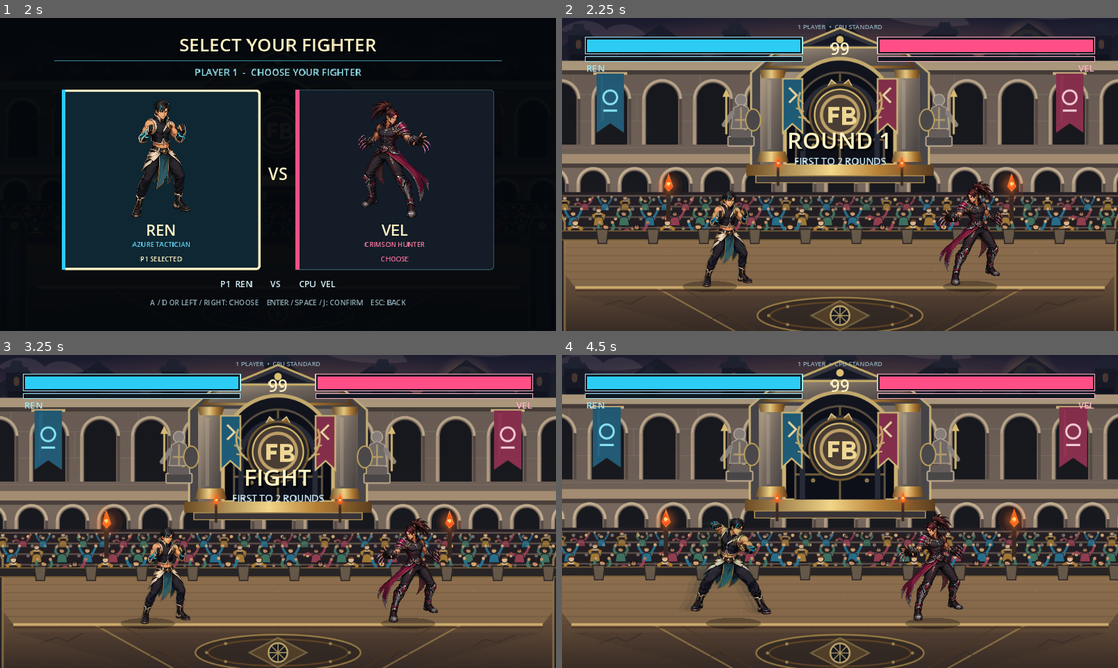
Above: before the commit, frames 1-4 (two rows, left to right).
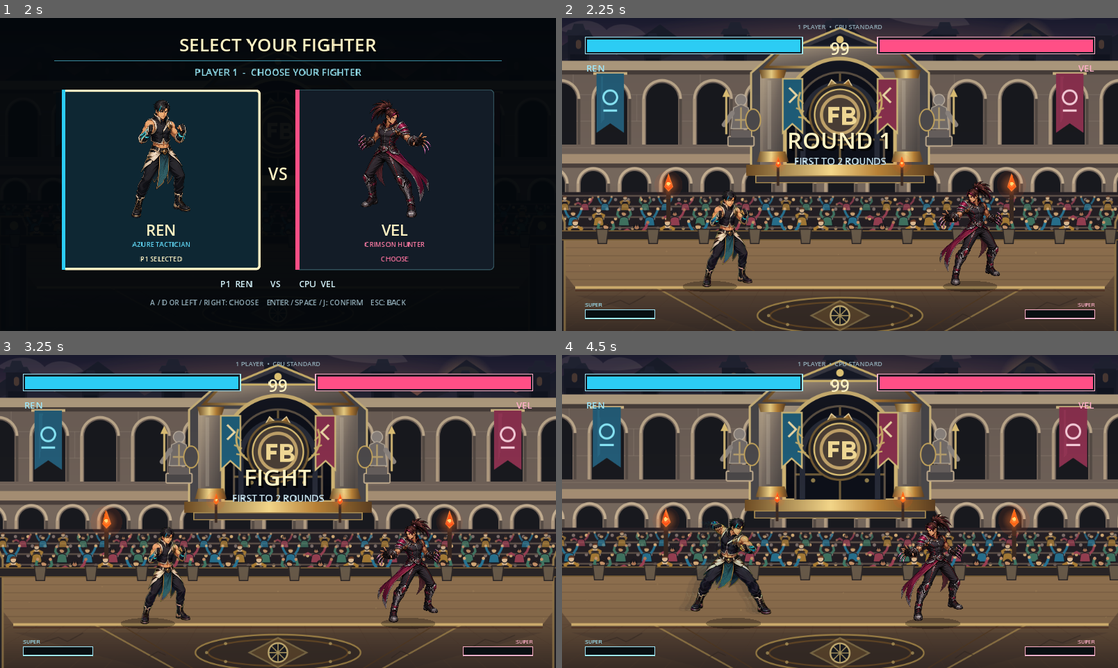
Above: after the commit, the same moments.

Repository: Hikki0608/Fighting-game
Game: Godot game, scene res://scenes/main.tscn
Two runs of this game, one before a commit and one after it. Both use one fixed random seed, a clock stepped at 60 frames per second and the inputs below.
Inputs (mouse positions are in pixels of both pictures, inside the frame that each line leads up to):
- Up to frame 1 (2 s): click "01 SOLO BATTLE" at 0.5 s; click "ROYAL COLOSSEUM" at 1.25 s
- Up to frame 2 (2.25 s): click "REN" at 2 s
- Up to frame 3 (3.25 s): tap Enter at 2.75 s; move the mouse to (400, 495) at 2.77 s; hold D from 2.78 s (still down); tap J at 2.85 s; click (400, 495) at 2.92 s; tap Space at 3.02 s
- Up to frame 4 (4.5 s): move the mouse to (728, 527) at 3.52 s; release D at 3.53 s; hold S 3.53-4.28 s; tap K at 3.6 s; tap Space at 3.77 s; move the mouse to (895, 442) at 4.27 s; hold D from 4.28 s (still down); tap L at 4.35 s

Frame 1 is identical in both runs. In frame 2, 1.6% of the frame differs, in the area x 4-96%, y 12-97%; in frame 3, 1.6%; in frame 4, 2.3%.

Commit message:
Move compact super meters to the lower corners

Diff:
--- a/scripts/main.gd
+++ b/scripts/main.gd
@@ -14,6 +14,9 @@
 const RenReactionSpriteSheet := preload("res://assets/characters/ren_reaction_sprites_v1.png")
 const VelFighterTexture := preload("res://assets/characters/vel_fighter.png")
 const SCREEN_SIZE := Vector2(1152.0, 648.0)
+const SUPER_METER_SIZE := Vector2(144.0, 18.0)
+const SUPER_METER_MARGIN := Vector2(48.0, 26.0)
+const SUPER_METER_INSET := 3.0
 const ARENA_CENTER_X := Fighter.ARENA_WIDTH * 0.5
 const CAMERA_HALF_WIDTH := SCREEN_SIZE.x * 0.5
 const CAMERA_DEAD_ZONE := 28.0
@@ -2282,23 +2285,86 @@
 	draw_rect(Rect2(48, 40, 450, 34), p1_accent, false, 2.0)
 	draw_rect(Rect2(654, 40, 450, 34), p2_accent, false, 2.0)
 
-	# Super meters fill toward the center of the screen.
-	draw_rect(Rect2(48, 80, 450, 10), Color("101820"), true)
-	draw_rect(Rect2(654, 80, 450, 10), Color("101820"), true)
-	var p1_meter_width := 446.0 * float(fighters[0].meter) / float(Fighter.MAX_METER)
-	var p2_meter_width := 446.0 * float(fighters[1].meter) / float(Fighter.MAX_METER)
+	var font := ThemeDB.fallback_font
+	# Compact super meters sit at the lower corners and fill toward center stage.
+	var meter_y := SCREEN_SIZE.y - SUPER_METER_MARGIN.y - SUPER_METER_SIZE.y
+	var p1_meter_rect := Rect2(
+		Vector2(SUPER_METER_MARGIN.x, meter_y),
+		SUPER_METER_SIZE
+	)
+	var p2_meter_rect := Rect2(
+		Vector2(SCREEN_SIZE.x - SUPER_METER_MARGIN.x - SUPER_METER_SIZE.x, meter_y),
+		SUPER_METER_SIZE
+	)
+	var meter_fill_capacity := SUPER_METER_SIZE.x - SUPER_METER_INSET * 2.0
+	var meter_fill_height := SUPER_METER_SIZE.y - SUPER_METER_INSET * 2.0
+	var p1_meter_width := meter_fill_capacity * float(fighters[0].meter) / float(Fighter.MAX_METER)
+	var p2_meter_width := meter_fill_capacity * float(fighters[1].meter) / float(Fighter.MAX_METER)
 	var p1_meter_color := Color("ffd45e") if fighters[0].meter >= Fighter.MAX_METER else p1_color.lightened(0.2)
 	var p2_meter_color := Color("ffd45e") if fighters[1].meter >= Fighter.MAX_METER else p2_color.lightened(0.2)
-	draw_rect(Rect2(50, 82, p1_meter_width, 6), p1_meter_color, true)
-	draw_rect(Rect2(1102.0 - p2_meter_width, 82, p2_meter_width, 6), p2_meter_color, true)
-	draw_rect(Rect2(48, 80, 450, 10), p1_accent, false, 1.0)
-	draw_rect(Rect2(654, 80, 450, 10), p2_accent, false, 1.0)
-
-	var font := ThemeDB.fallback_font
+	draw_rect(Rect2(p1_meter_rect.position + Vector2(0.0, 3.0), p1_meter_rect.size), Color(0, 0, 0, 0.5), true)
+	draw_rect(Rect2(p2_meter_rect.position + Vector2(0.0, 3.0), p2_meter_rect.size), Color(0, 0, 0, 0.5), true)
+	draw_rect(p1_meter_rect, Color(0.025, 0.055, 0.07, 0.94), true)
+	draw_rect(p2_meter_rect, Color(0.025, 0.055, 0.07, 0.94), true)
+	draw_rect(
+		Rect2(
+			p1_meter_rect.position + Vector2.ONE * SUPER_METER_INSET,
+			Vector2(p1_meter_width, meter_fill_height)
+		),
+		p1_meter_color,
+		true
+	)
+	draw_rect(
+		Rect2(
+			Vector2(
+				p2_meter_rect.end.x - SUPER_METER_INSET - p2_meter_width,
+				p2_meter_rect.position.y + SUPER_METER_INSET
+			),
+			Vector2(p2_meter_width, meter_fill_height)
+		),
+		p2_meter_color,
+		true
+	)
+	draw_rect(p1_meter_rect, p1_accent, false, 2.0)
+	draw_rect(p2_meter_rect, p2_accent, false, 2.0)
+	draw_string(
+		font,
+		Vector2(p1_meter_rect.position.x, p1_meter_rect.position.y - 6.0),
+		"SUPER",
+		HORIZONTAL_ALIGNMENT_LEFT,
+		SUPER_METER_SIZE.x,
+		11,
+		p1_accent
+	)
+	draw_string(
+		font,
+		Vector2(p2_meter_rect.position.x, p2_meter_rect.position.y - 6.0),
+		"SUPER",
+		HORIZONTAL_ALIGNMENT_RIGHT,
+		SUPER_METER_SIZE.x,
+		11,
+		p2_accent
+	)
 	if fighters[0].meter >= Fighter.MAX_METER:
-		draw_string(font, Vector2(50, 89), "SUPER READY", HORIZONTAL_ALIGNMENT_RIGHT, 446, 9, Color("2a210b"))
+		draw_string(
+			font,
+			Vector2(p1_meter_rect.position.x + 4.0, p1_meter_rect.position.y + 14.0),
+			"MAX",
+			HORIZONTAL_ALIGNMENT_CENTER,
+			SUPER_METER_SIZE.x - 8.0,
+			10,
+			Color("2a210b")
+		)
 	if fighters[1].meter >= Fighter.MAX_METER:
-		draw_string(font, Vector2(656, 89), "SUPER READY", HORIZONTAL_ALIGNMENT_LEFT, 446, 9, Color("2a210b"))
+		draw_string(
+			font,
+			Vector2(p2_meter_rect.position.x + 4.0, p2_meter_rect.position.y + 14.0),
+			"MAX",
+			HORIZONTAL_ALIGNMENT_CENTER,
+			SUPER_METER_SIZE.x - 8.0,
+			10,
+			Color("2a210b")
+		)
 	draw_string(font, Vector2(50, 111), fighters[0].fighter_name, HORIZONTAL_ALIGNMENT_LEFT, -1, 19, p1_accent)
 	draw_string(font, Vector2(654, 111), fighters[1].fighter_name, HORIZONTAL_ALIGNMENT_RIGHT, 448, 19, p2_accent)
 	var timer_text := "∞" if game_mode == MODE_TRAINING else "%02d" % ceili(float(round_frames) / 60.0)
